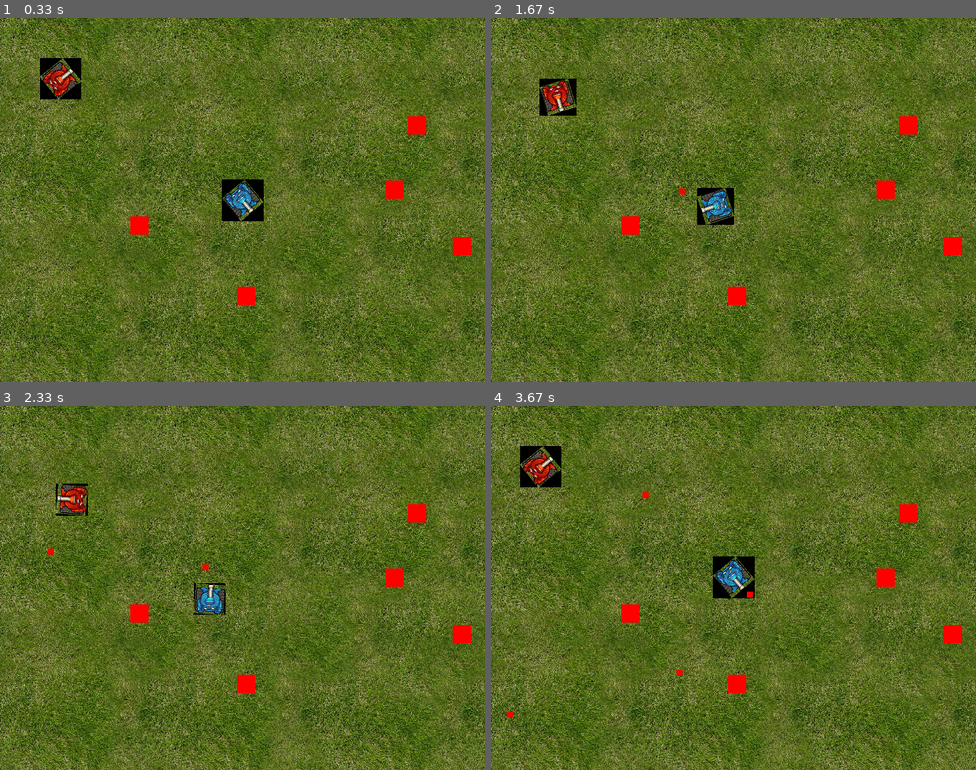
Above: before the commit, frames 1-4 (two rows, left to right).
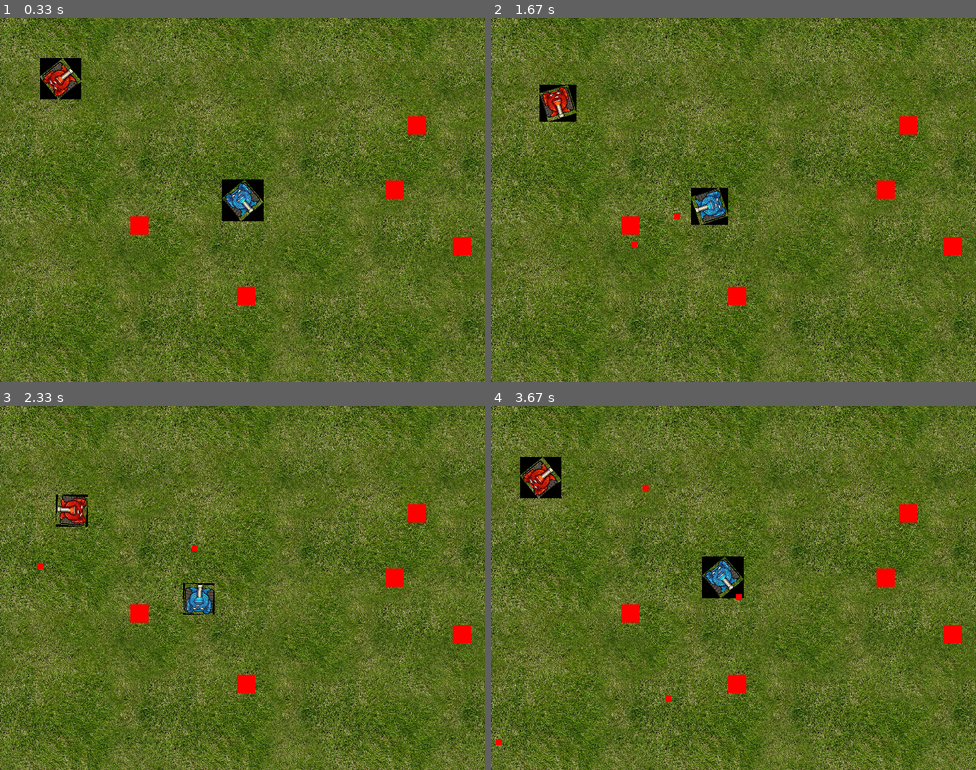
Above: after the commit, the same moments.

Repository: JedlaTypek/pygame-tanks
Game: pygame game, started from main.py
Same seed, same stepped clock (60 frames per second), same inputs: the game is played once before the commit and once after it.
Inputs (mouse positions are in pixels of both pictures, inside the frame that each line leads up to):
- Up to frame 1 (0.33 s): no input
- Up to frame 2 (1.67 s): tap Space at 0.33, 1.07, 1.37, 1.57 s; click (549, 79) at 0.72 s; hold Right 1-1.47 s; hold D 1-1.47 s; hold Up from 1.5 s (still down); hold W from 1.5 s (still down)
- Up to frame 3 (2.33 s): release Up at 1.8 s; release W at 1.8 s; hold Right 1.83-2.3 s; hold D 1.83-2.3 s; tap Space at 1.9, 2.2 s; tap Right Shift at 1.98 s
- Up to frame 4 (3.67 s): hold Left 2.33-2.87 s; hold A 2.33-2.87 s; tap Space at 2.4, 2.7, 2.97, 3.3, 3.6 s; hold Down 2.9-3.2 s; hold S 2.9-3.2 s; hold Left 3.23-3.63 s; hold A 3.23-3.63 s; tap Right Shift at 3.38 s

Frame 1 is identical in both runs. In frame 2, 1.4% of the frame differs, in the area x 10-51%, y 16-64%; in frame 3, 1.4%; in frame 4, 2.2%, in the area x 1-55%, y 11-94%.

Commit message:
Fixed shooting bullets

Diff:
--- a/person_sprite.py
+++ b/person_sprite.py
@@ -1,7 +1,5 @@
 import math
-
 import pygame
-
 from bullet import Bullet
 from settings import SCREEN_WIDTH, SCREEN_HEIGHT
 from random import randint
@@ -14,29 +12,39 @@
         self.width = 196 / 4  # Šířka tanku
         self.height = 196 / 4  # Výška tanku
         self.image_orig = pygame.image.load(f"media/{player_color}.png")  # Načtení obrázku
-        self.image_orig = pygame.transform.scale(self.image_orig,
-                                                 (int(self.width), int(self.height)))  # Změna velikosti
-        self.image_orig.set_colorkey((0, 0, 0))  # Nastavení průhledné barvy (pokud je potřeba)
-
-        #self.image_orig = pygame.Surface((self.width, self.height))
-        #self.image_orig.set_colorkey((0, 0, 0))
-        #self.image_orig.fill((255 if player_color == 'red' else 0, 0, 255 if player_color == 'blue' else 0))  # Barva podle hráče
+        self.image_orig = pygame.transform.scale(self.image_orig, (int(self.width), int(self.height)))
+        self.image_orig.set_colorkey((0, 0, 0))  # Nastavení průhledné barvy
 
         self.direction = randint(0, 355)  # Náhodná počáteční rotace
 
         # Otočení původního obrázku na náhodný směr
-        self.image = pygame.transform.rotate(self.image_orig, self.direction)
-        self.rect = self.image.get_rect(center=(x, y))  # Nastavení středu na zadané souřadnice
+        self.image = pygame.transform.rotate(self.image_orig, -self.direction)
+        self.rect = self.image.get_rect(center=(x, y))
 
         self.player_color = player_color
-        self.speed = 4  # Rychlost postavy
-        self.fire_key_pressed = False  # Příznak, zda byla mezerník předtím stisknut
-        self.bullets_group = bullets_group  # Skupina střel
+        self.speed = 4
+        self.fire_key_pressed = False
+        self.bullets_group = bullets_group
         self.score = 0
+
+    def get_hitbox(self):
+        '''Vrátí otočený polygonální hitbox jako seznam bodů'''
+        hw, hh = self.rect.width / 2, self.rect.height / 2  # Poloviny šířky a výšky
+        corners = [
+            pygame.math.Vector2(-hw, -hh),
+            pygame.math.Vector2(hw, -hh),
+            pygame.math.Vector2(hw, hh),
+            pygame.math.Vector2(-hw, hh)
+        ]
+        rotated_corners = [c.rotate(-self.direction) + self.rect.center for c in corners]
+        return rotated_corners
+
+    def draw_hitbox(self, surface):
+        '''Vykreslí polygonální hitbox'''
+        pygame.draw.polygon(surface, (255, 0, 0), self.get_hitbox(), 2)
 
     def update(self, keys, walls):
         '''Aktualizace postavy (pohyb + animace)'''
-        dx, dy = 0, 0
         steps = 0
         direction = self.direction  # Aktuální směr
 
@@ -63,26 +71,32 @@
         # Výpočet posunutí podle úhlu
         dx = steps * math.cos(math.radians(direction))
         dy = steps * math.sin(math.radians(direction))
-        new_rect = self.rect.move(dx, dy)
+        new_center = (self.rect.centerx + dx, self.rect.centery + dy)
 
-        # Kontrola kolize se zdmi
+        # **Kolize s překážkami**
+        new_rect = self.image.get_rect(center=new_center)
+        hitbox = self.get_hitbox()
+
         if not any(new_rect.colliderect(wall.rect) for wall in walls):
-            self.rect = new_rect
+            self.rect.center = new_center
 
         # **Aktualizace úhlu a otočení obrázku**
         self.direction = direction
-        self.image = pygame.transform.rotate(self.image_orig, -self.direction)  # Otočení obrázku
-        self.rect = self.image.get_rect(center=self.rect.center)  # Oprava středu
+        self.image = pygame.transform.rotate(self.image_orig, -self.direction)
+        self.rect = self.image.get_rect(center=self.rect.center)
 
         # Střelba při uvolnění mezerníku
-        if (keys[pygame.K_SPACE] and self.player_color == 'blue') or (keys[pygame.K_RSHIFT] and self.player_color == 'red'): # Pokud je mezerník stisknut
-            self.fire_key_pressed = True # Příznak, že mezerník byl stisknut
-        elif self.fire_key_pressed:  # Pokud byla mezerník uvolněna
-            self.shoot(self.bullets_group) # Vystřelení střely
-            self.fire_key_pressed = False # Příznak, že mezerník byl uvolněn
+        if (keys[pygame.K_SPACE] and self.player_color == 'blue') or (keys[pygame.K_RSHIFT] and self.player_color == 'red'):
+            self.fire_key_pressed = True
+        elif self.fire_key_pressed:
+            self.shoot(self.bullets_group)
+            self.fire_key_pressed = False
 
     def shoot(self, bullets_group):
         '''Vystřelení střely'''
-        # Vytvoření střely a přidání do skupiny
-        bullet = Bullet(self.rect.centerx + self.width / 1.5 * math.cos(math.radians(self.direction)), self.rect.centery + self.height / 1.5 * math.cos(math.radians(self.direction)), self.direction)
+        bullet = Bullet(
+            self.rect.centerx + self.width / 1.5 * math.cos(math.radians(self.direction)),
+            self.rect.centery + self.height / 1.5 * math.sin(math.radians(self.direction)),  # Oprava směru střely
+            self.direction
+        )
         bullets_group.add(bullet)
